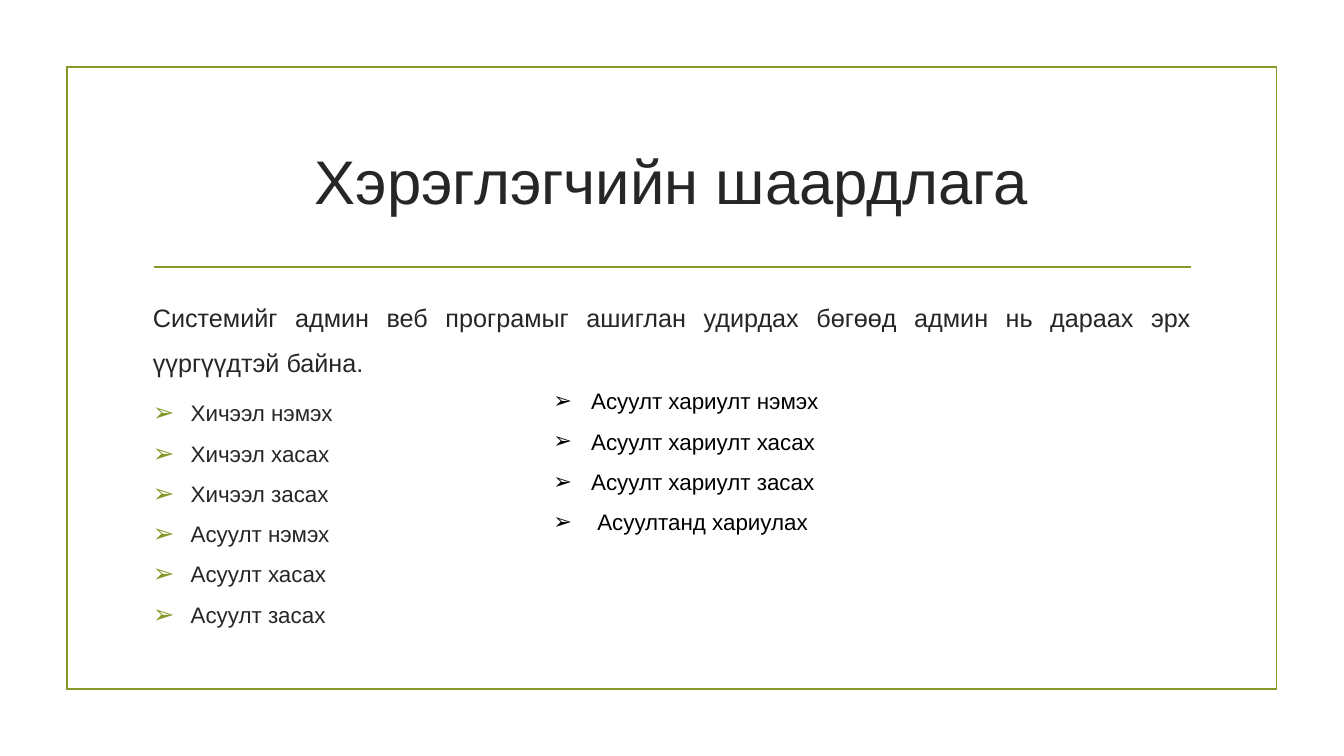
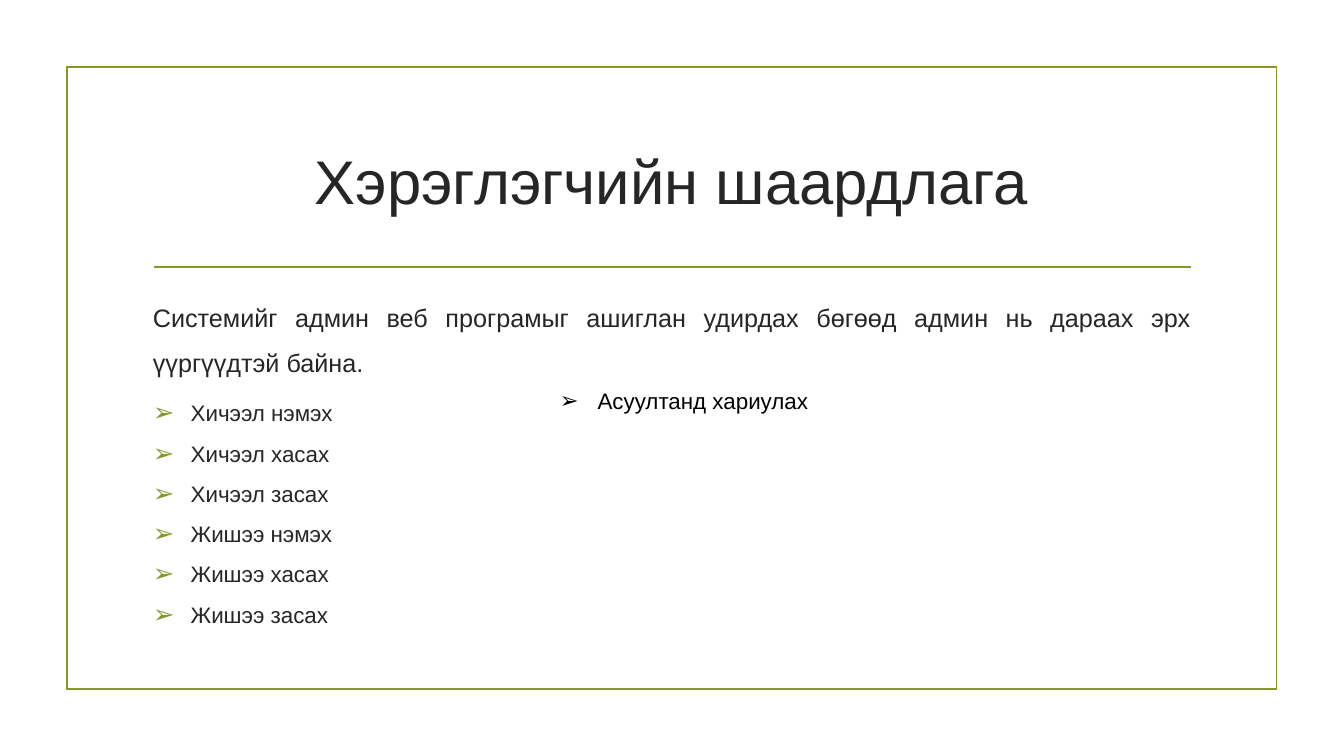
Before and after one commit to md33/tailan, a slide deck: slide 16 of Өгөгдлийн нууцлал,.pptx (slide 17 before the commit). Drawn at 1344x756 pixels with LibreOffice and Linux fonts; fonts in the diff are those of the drawing; background and template pictures are left out. Boxes give left, top, right and bottom in pixels: in the first picture for what was removed or moved away, otherwise in the second. Text is boxed around its words. In the diff, an @@ line names an element or a change of style, - is before the commit and + after.

```diff
--- a/Өгөгдлийн нууцлал,.pptx
+++ b/Өгөгдлийн нууцлал,.pptx
@@ text "Асуултанд хариулах" moved from (x1=591, y1=393, x2=818, y2=535) to (x1=598, y1=393, x2=808, y2=414) @@
@@ text at (x1=591, y1=393, x2=818, y2=495): paragraphs removed @@
-➢ Асуулт хариулт нэмэх
-➢ Асуулт хариулт хасах
-➢ Асуулт хариулт засах
@@ text at (x1=191, y1=526, x2=332, y2=624): text changed @@
-➢ Асуулт нэмэх
-➢ Асуулт хасах
-➢ Асуулт засах
+➢ Жишээ нэмэх
+➢ Жишээ хасах
+➢ Жишээ засах
```
Also in this commit, not shown: 8 other slides changed, 3 slides added, 6 slides removed, 1 other file.
